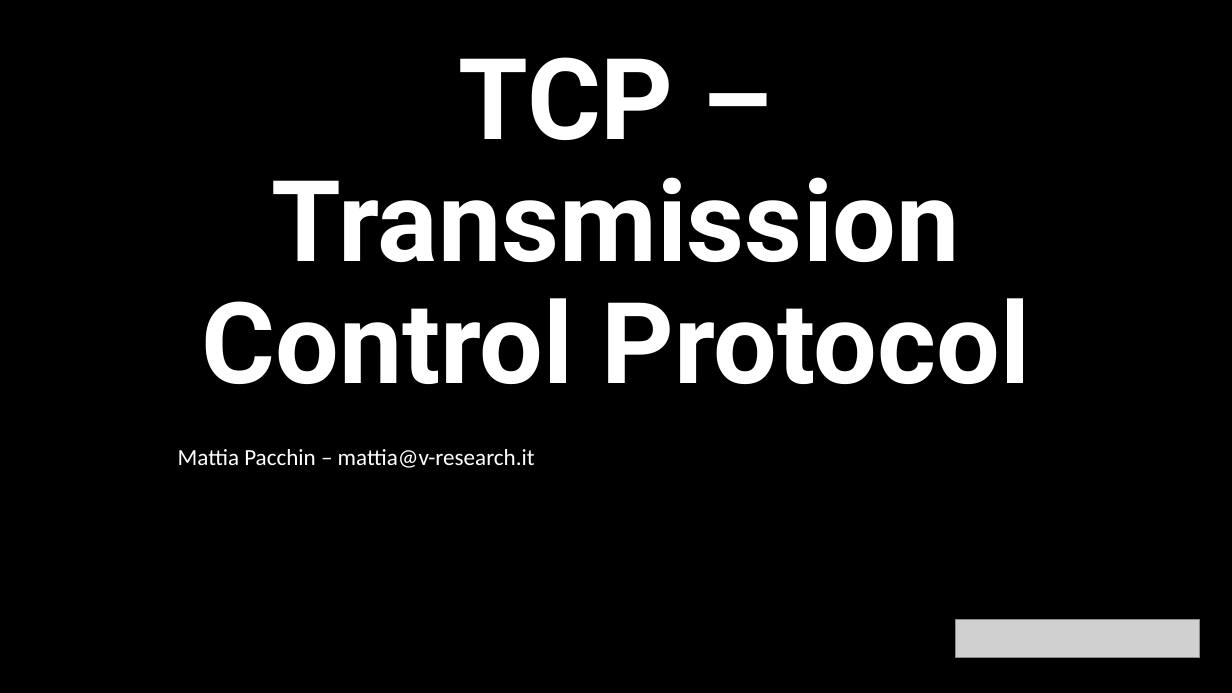
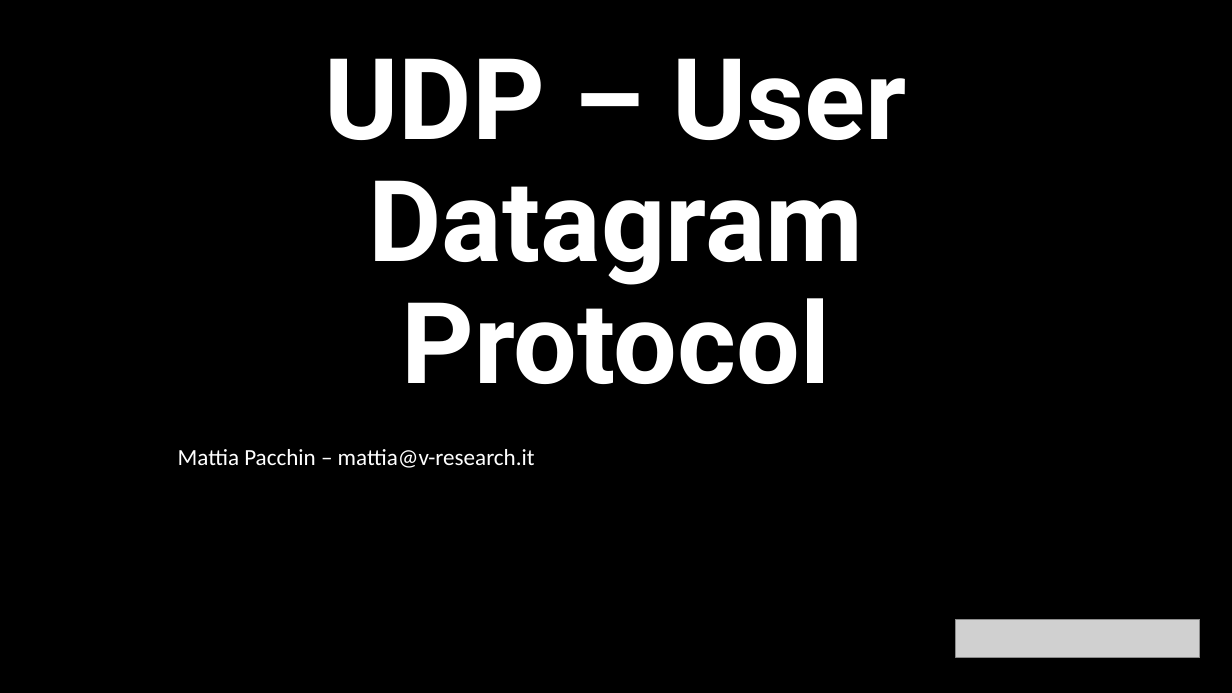
Before and after one commit to v-research/edu, a slide deck: slide 1 of network_introduction_2022/material/l5/udp.pptx. Drawn at 1232x693 pixels with LibreOffice and Linux fonts; fonts in the diff are those of the drawing; grey boxes stand for pictures. Boxes give left, top, right and bottom in pixels: in the first picture for what was removed or moved away, otherwise in the second. Text is boxed around its words. In the diff, an @@ line names an element or a change of style, - is before the commit and + after.

```diff
--- a/network_introduction_2022/material/l5/udp.pptx
+++ b/network_introduction_2022/material/l5/udp.pptx
@@ title at (x1=325, y1=58, x2=908, y2=384): text changed @@
-TCP – Transmission Control Protocol
+UDP – User Datagram Protocol
```
Also in this commit, not shown: 1 other slide changed, 4 slides added, 5 slides removed, 9 other files.
